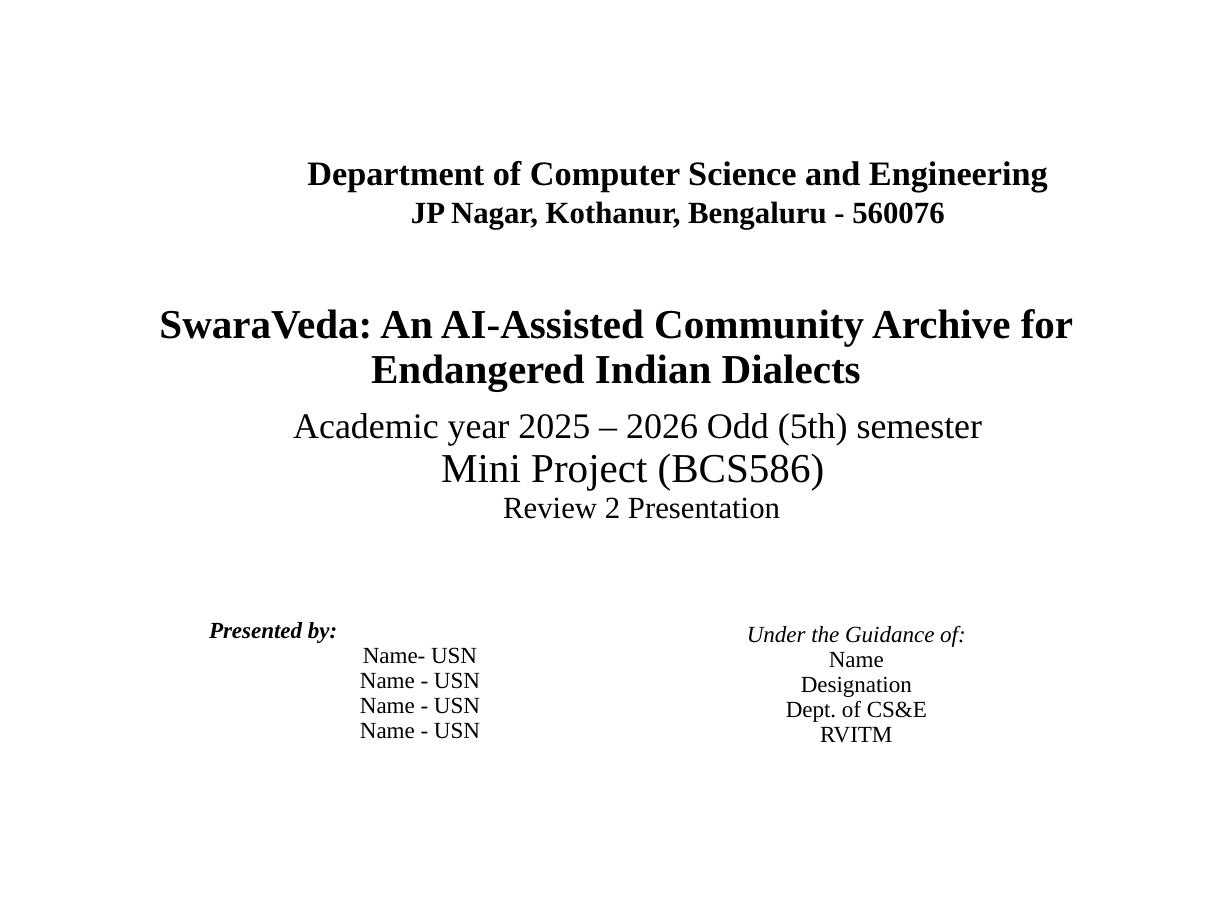
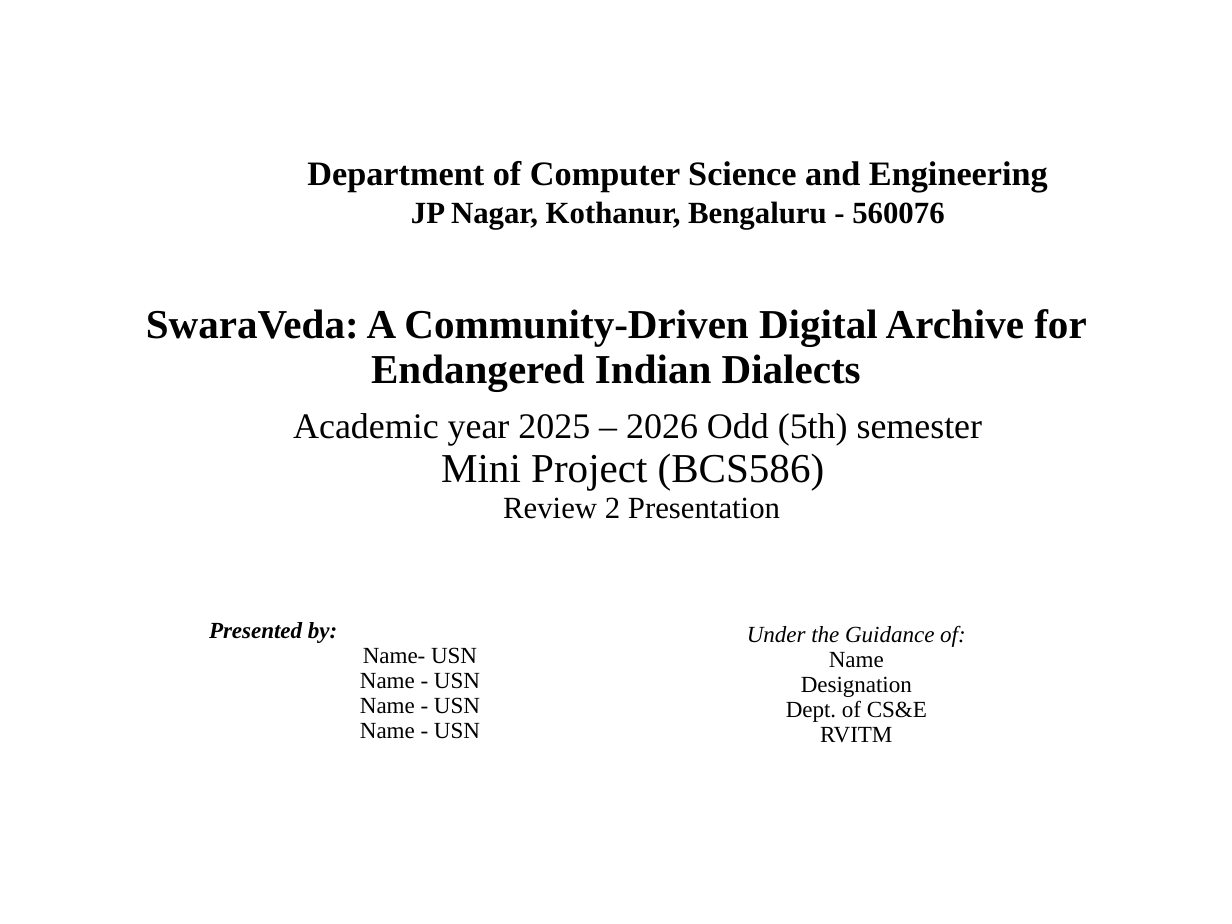
Before and after one commit to Mohamed-Ali-4/SwaraVeda, a slide deck: slide 1 of docs/SwaraVeda_Review2.pptx. Drawn at 1232x924 pixels with LibreOffice and Linux fonts; fonts in the diff are those of the drawing; background and template pictures are left out. Boxes give left, top, right and bottom in pixels: in the first picture for what was removed or moved away, otherwise in the second. Text is boxed around its words. In the diff, an @@ line names an element or a change of style, - is before the commit and + after.

```diff
--- a/docs/SwaraVeda_Review2.pptx
+++ b/docs/SwaraVeda_Review2.pptx
@@ text at <box>146,309,1086,391</box>: text changed @@
-SwaraVeda: An AI-Assisted Community Archive for Endangered Indian Dialects
+SwaraVeda: A Community-Driven Digital Archive for Endangered Indian Dialects
```
Also in this commit, not shown: 6 other slides changed, 3 slides added, 8 slides removed, 1 other file.
